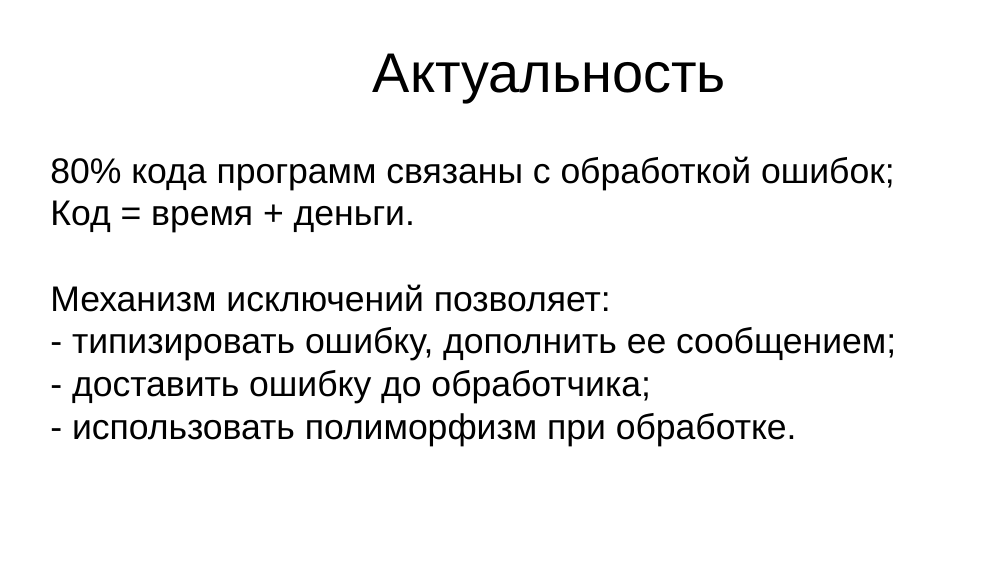
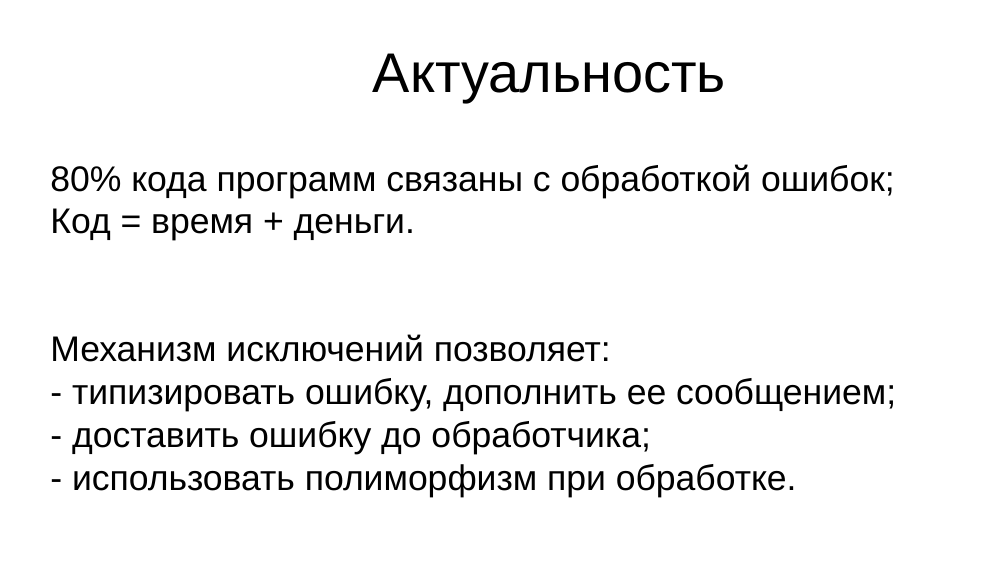
Before and after one commit to Leartiz/exception_research, a slide deck: slide 2 of about/presentation_v1.odp. Drawn at 1008x567 pixels with LibreOffice and Linux fonts; fonts in the diff are those of the drawing. Boxes give left, top, right and bottom in pixels: in the first picture for what was removed or moved away, otherwise in the second. Text is boxed around its words. In the diff, an @@ line names an element or a change of style, - is before the commit and + after.

```diff
--- a/about/presentation_v1.odp
+++ b/about/presentation_v1.odp
@@ subtitle "80% кода программ связаны с ..." rewrapped from (50,156,896,446) to (50,164,896,497) @@
```
Also in this commit, not shown: 1 other slide changed, 3 slides added, 2 other files.
